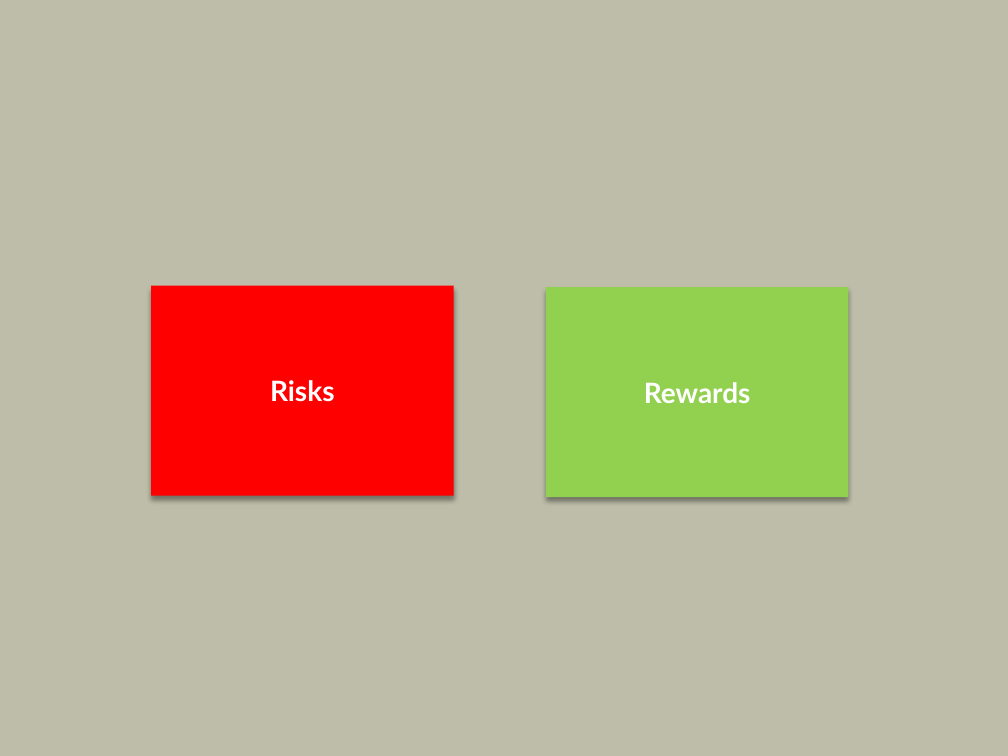
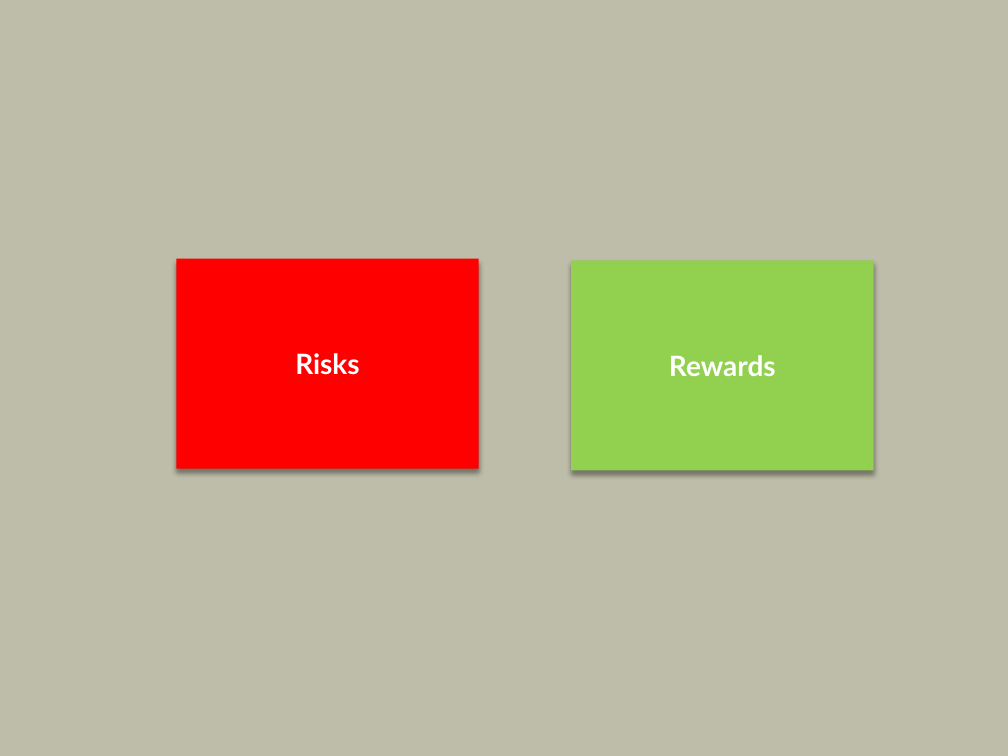
Before and after one commit to OdeToCode/classes, a slide deck: slide 2 of assorted/aspnetcore_enterprise.pptx. Drawn at 1008x756 pixels with LibreOffice and Linux fonts; fonts in the diff are those of the drawing; background and template pictures are left out. Boxes give left, top, right and bottom in pixels: in the first picture for what was removed or moved away, otherwise in the second. Text is boxed around its words. In the diff, an @@ line names an element or a change of style, - is before the commit and + after.

```diff
--- a/assorted/aspnetcore_enterprise.pptx
+++ b/assorted/aspnetcore_enterprise.pptx
@@ rectangle "Risks": place and size @@
-rectangle "Risks" at box(151, 285, 454, 495)
+rectangle "Risks" at box(176, 259, 479, 469)
@@ rectangle "Rewards": place and size @@
-rectangle "Rewards" at box(546, 287, 849, 497)
+rectangle "Rewards" at box(572, 260, 874, 470)
```
Also in this commit, not shown: 6 slides added, 1 other file.
